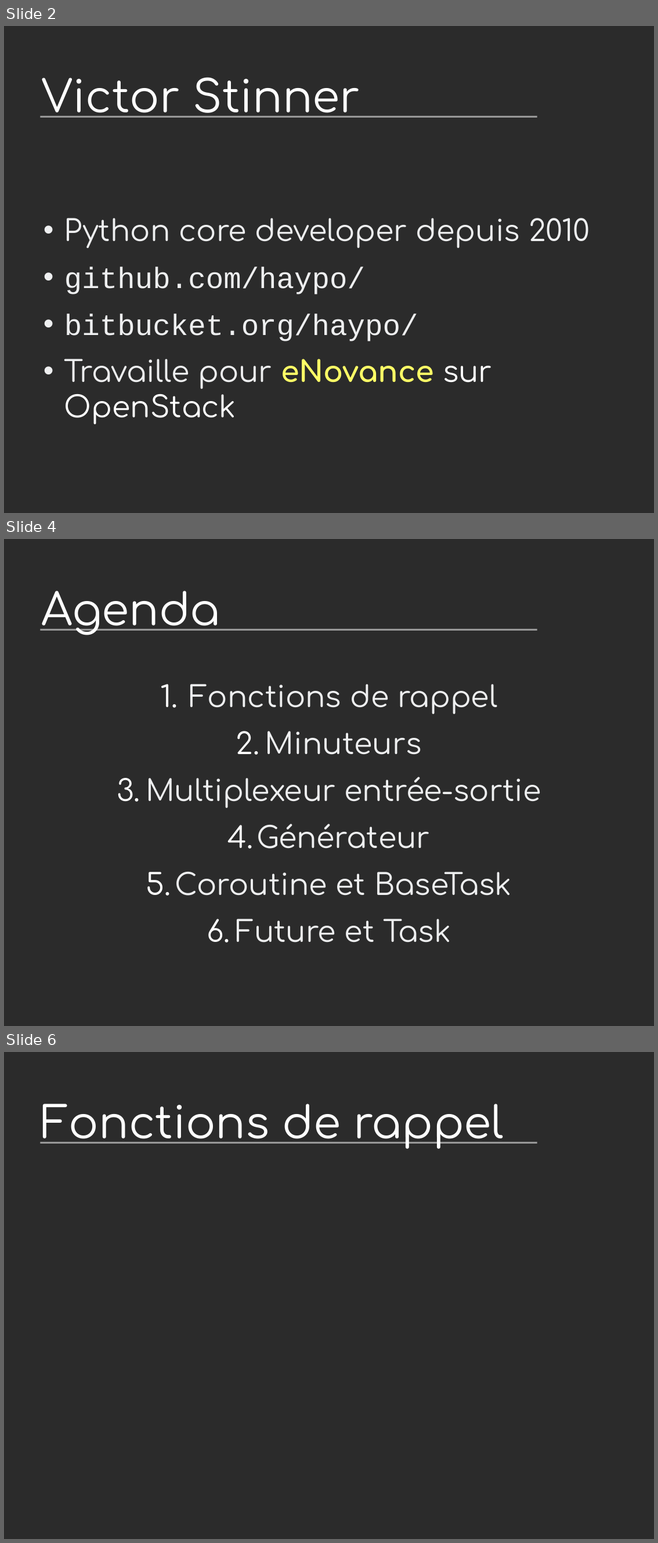
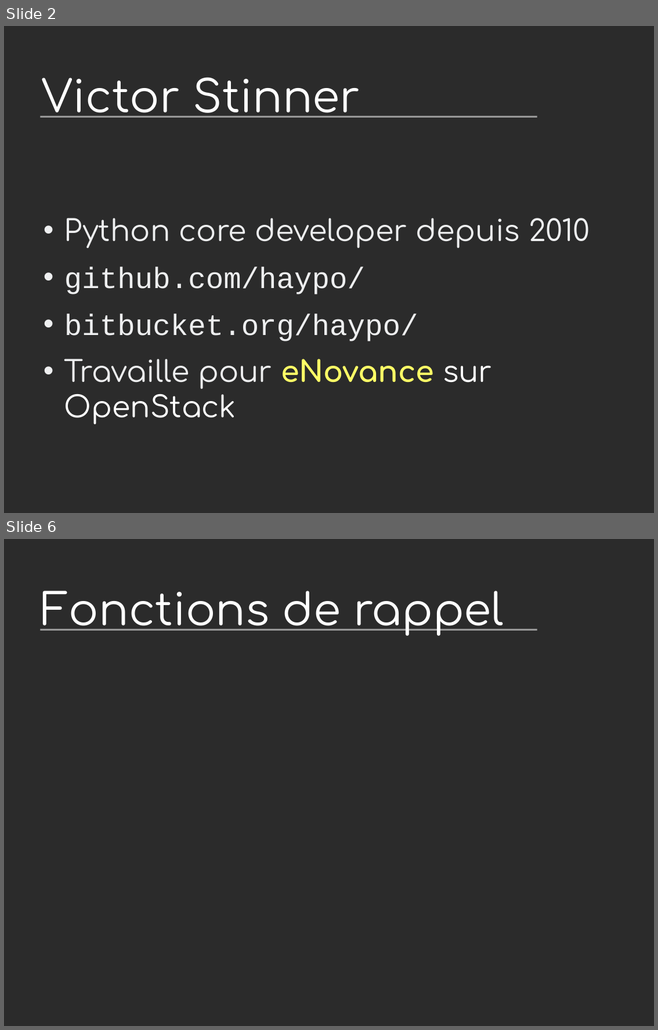
Before and after one commit to vstinner/talks, a slide deck: 2014-Pycon-Lyon/asyncio.odp. Shown one above the other, each under a label of ours: slides 2, 4 and 6 before the commit, slides 2 and 6 after it; the slides between them are not shown. The pictures are 658x1543 and 658x1030 pixels, drawn with LibreOffice and Linux fonts; fonts in the diff are those of the drawing; background and template pictures are left out; a plain dark background stands for a picture behind light text. Boxes give left, top, right and bottom in pixels: in the first picture for what was removed or moved away, otherwise in the second. Text is boxed around its words. In the diff, an @@ line names an element or a change of style, - is before the commit and + after.

```diff
--- a/2014-Pycon-Lyon/asyncio.odp
+++ b/2014-Pycon-Lyon/asyncio.odp
@@ slide 4 removed at [4, 539, 654, 1026], background picture (left out); not listed: 1 template element that a slide beside it also shows @@
@@ title removed at [41, 591, 220, 635] @@
-Agenda
@@ text removed at [146, 684, 541, 943] @@
-1. Fonctions de rappel
-2. Minuteurs
-3. Multiplexeur entrée-sortie
-4. Générateur
-5. Coroutine et BaseTask
-6. Future et Task
```
Also in this commit, not shown: 5 slides changed, 1 slide added, 14 other files.
